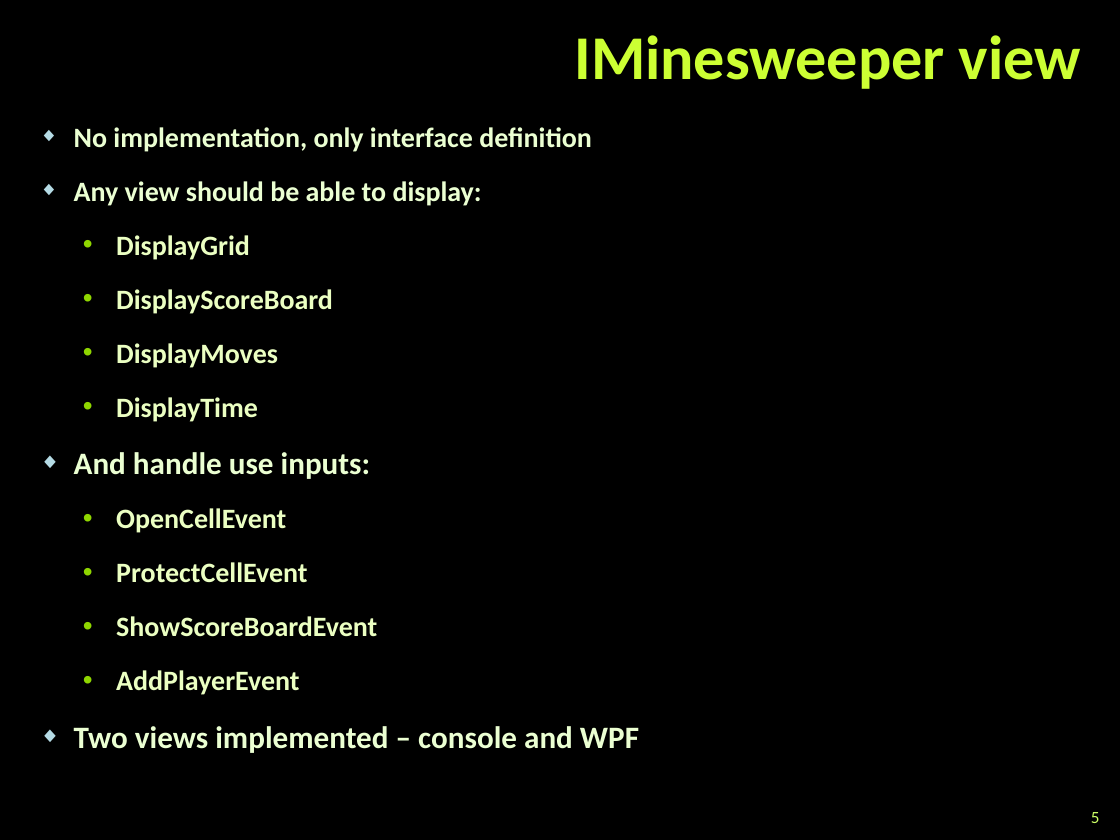
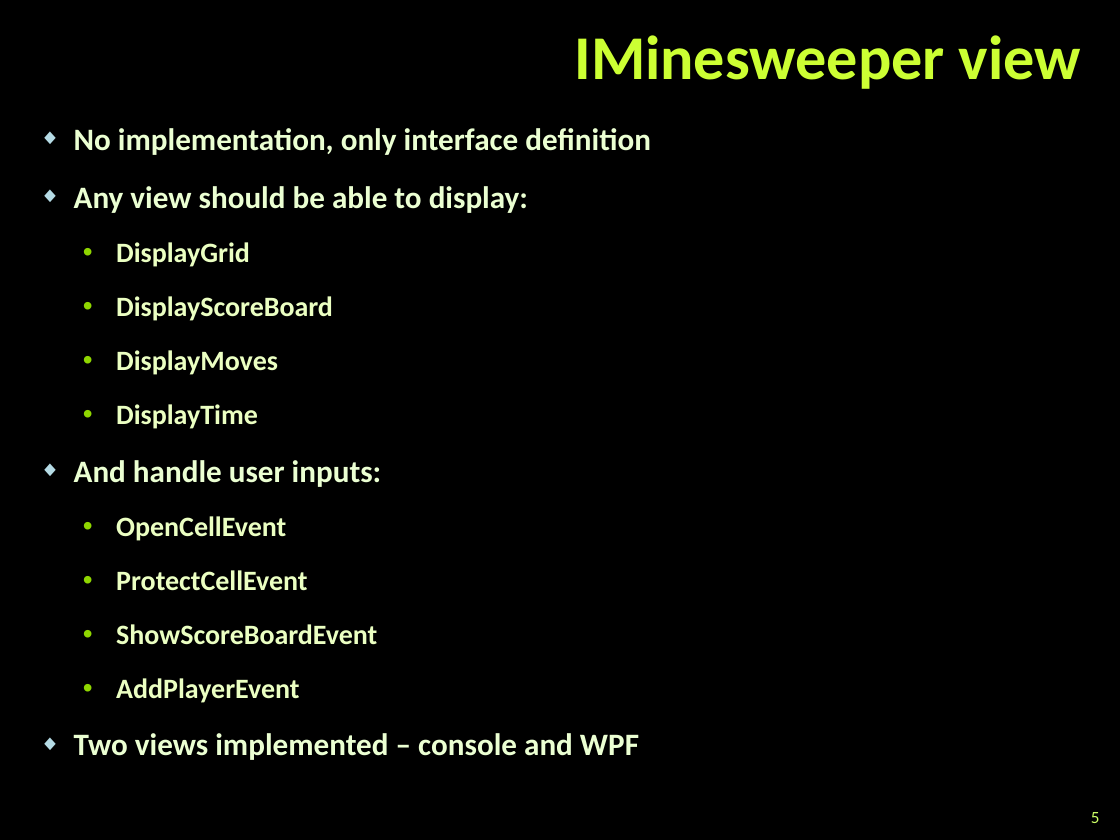
Before and after one commit to Minesweeper-6-Team-Project-Telerik/Minesweeper-6, a slide deck: slide 5 of docs/Minesweeper-6-Team-Project.pptx. Drawn at 1120x840 pixels with LibreOffice and Linux fonts; fonts in the diff are those of the drawing; background and template pictures are left out. Boxes give left, top, right and bottom in pixels: in the first picture for what was removed or moved away, otherwise in the second. Text is boxed around its words. In the diff, an @@ line names an element or a change of style, - is before the commit and + after.

Commit message:
New slide added.

```diff
--- a/docs/Minesweeper-6-Team-Project.pptx
+++ b/docs/Minesweeper-6-Team-Project.pptx
@@ text at [74, 128, 651, 213]: size 18 to 20 pt in "No implementation, only interface definition", "Any view should be able to display:" @@
@@ text at [74, 460, 382, 487]: text changed @@
-◆ And handle use inputs:
+◆ And handle user inputs:
```
Also in this commit, not shown: 1 slide added.
